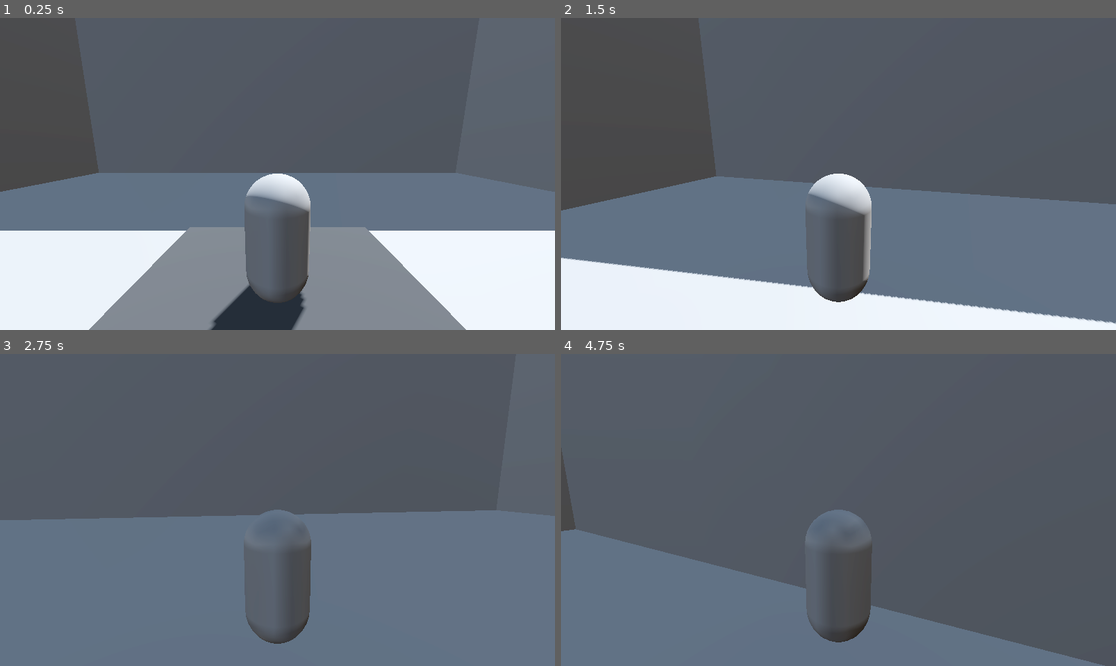
Above: before the commit, frames 1-4 (two rows, left to right).
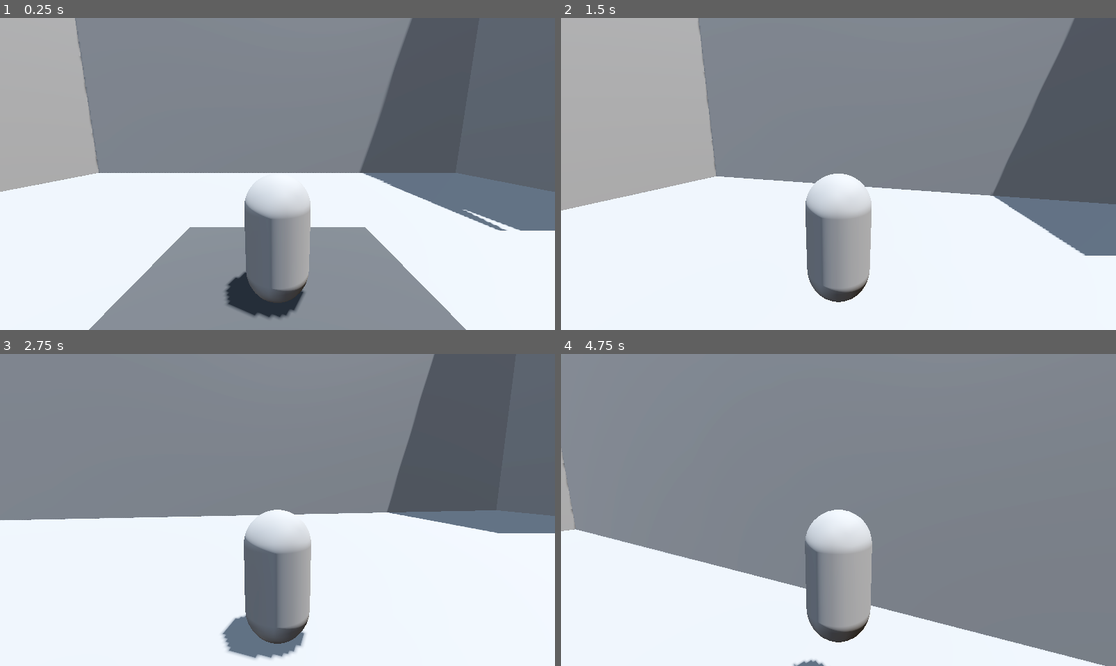
Above: after the commit, the same moments.

Repository: addyvmc20-ctrl/Addy-Mclean-Digitech
Game: Godot game, scene res://Scenes/Level.tscn
Two runs of this game, one before a commit and one after it. Both use one fixed random seed, a clock stepped at 60 frames per second and the inputs below.
Inputs (mouse positions are in pixels of both pictures, inside the frame that each line leads up to):
- Up to frame 1 (0.25 s): no input
- Up to frame 2 (1.5 s): tap Enter at 0.5 s; move the mouse to (866, 174) at 0.52 s; hold W (move_forward) from 0.53 s (still down); tap Space (jump) at 0.77 s; move the mouse to (810, 174) at 1.27 s
- Up to frame 3 (2.75 s): keep holding W (move_forward); tap Space (jump) at 1.52 s; move the mouse to (288, 503) at 2.02 s
- Up to frame 4 (4.75 s): keep holding W (move_forward); move the mouse to (832, 516) at 2.77 s; tap Space (jump) at 3.02, 3.77, 4.52 s; move the mouse to (877, 513) at 3.52 s; move the mouse to (794, 506) at 4.27 s

The runs differ from the first frame. In frame 1, 50% of the frame differs, in the area x 0-94%, y 0-100%; in frame 2, 75%; in frame 3, 83%; in frame 4, 99%, in the area x 0-100%, y 0-100%.

Commit message:
Update Level.tscn

Diff:
--- a/Scenes/Level.tscn
+++ b/Scenes/Level.tscn
@@ -71,7 +71,7 @@
 environment = SubResource("Environment_qxrlw")
 
 [node name="DirectionalLight3D" type="DirectionalLight3D" parent="." unique_id=625942990]
-transform = Transform3D(-0.8660254, -0.43301278, 0.25, 0, 0.49999997, 0.86602545, -0.50000006, 0.75, -0.43301266, 0, 11.502887, 0)
+transform = Transform3D(-0.8660254, -0.43301278, 0.24999999, 0.24421169, 0.069985956, 0.96719325, -0.4363035, 0.8986668, 0.045137167, 0, 20, 0)
 shadow_enabled = true
 
 [node name="MeshInstance3D" type="MeshInstance3D" parent="." unique_id=322567446]
